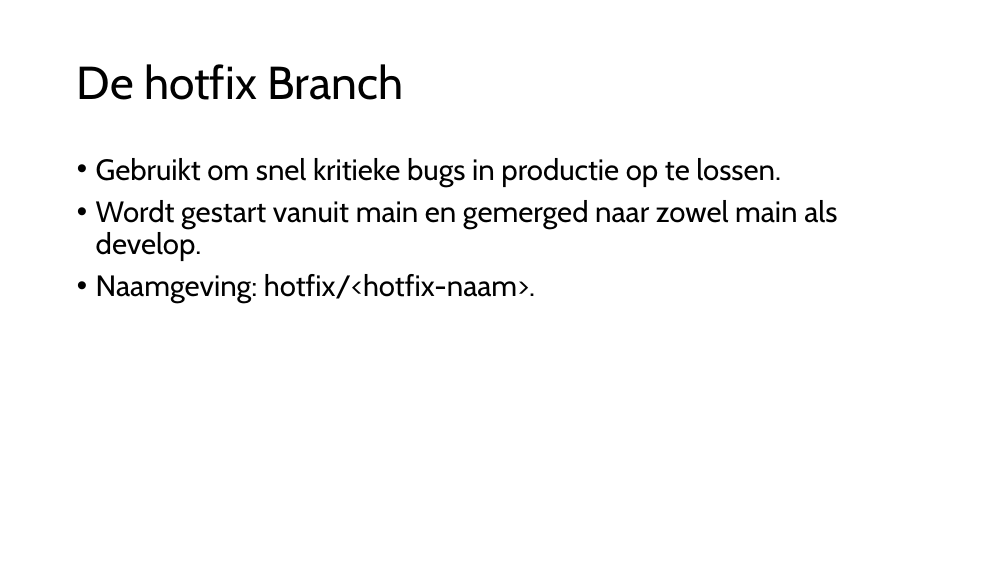
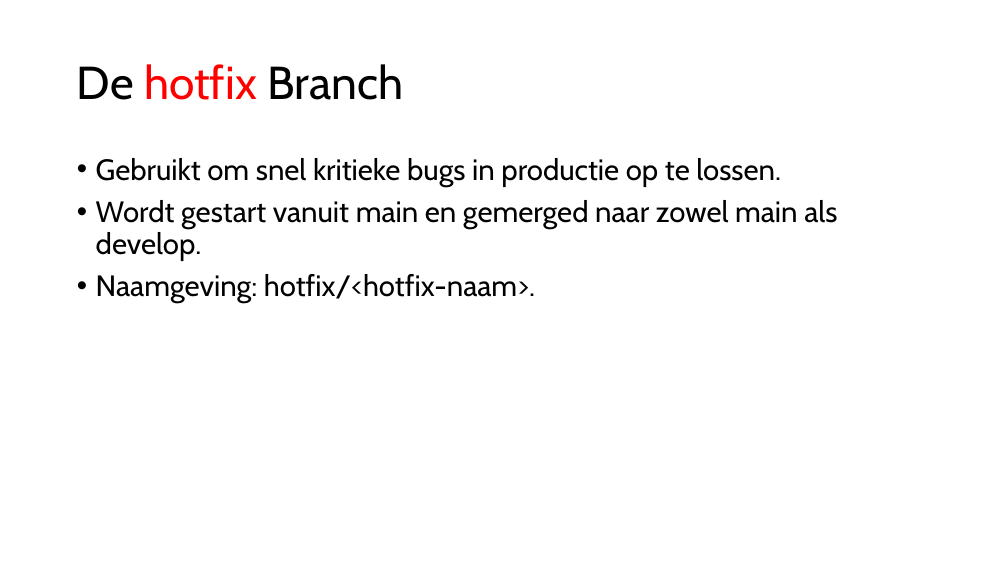
Before and after one commit to djsjollema/lessen-gamedevelopment, a slide deck: slide 8 of M2/Skill/6-Giflow/6 Gitflow.pptx. Drawn at 1008x567 pixels with LibreOffice and Linux fonts; fonts in the diff are those of the drawing. Boxes give left, top, right and bottom in pixels: in the first picture for what was removed or moved away, otherwise in the second. Text is boxed around its words. In the diff, an @@ line names an element or a change of style, - is before the commit and + after.

```diff
--- a/M2/Skill/6-Giflow/6 Gitflow.pptx
+++ b/M2/Skill/6-Giflow/6 Gitflow.pptx
@@ title "De hotfix Branch" at box(77, 64, 403, 100): text colour #000000 to #FF0000 in "hotfix" @@
```
Also in this commit, not shown: 3 other slides changed, 1 slide added, 1 other file.
